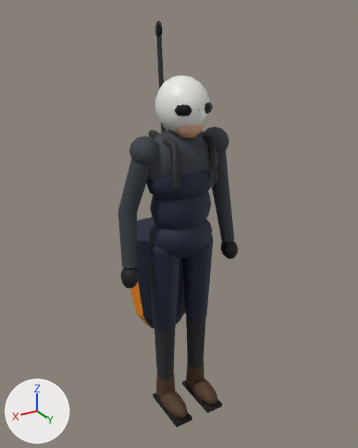
The Blender file assets/source/pilot.blend: old version first, new version second.
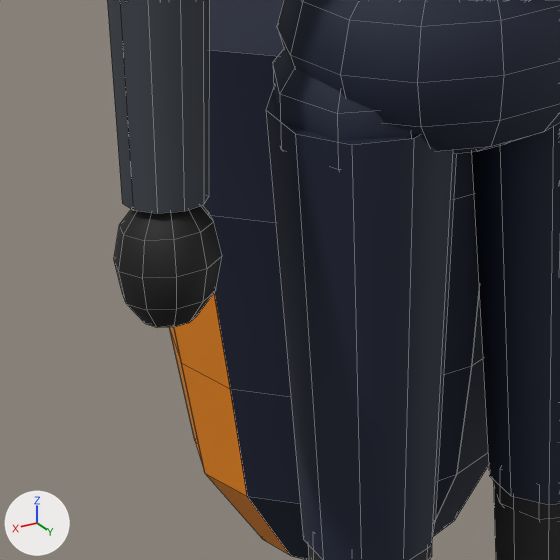
The first picture shows the older version from a 50 mm lens placed at (1.181, 2.15, 0.051), pointed at (-0.035, 0.123, -0.962). The close-ups show the older and then the newer version on the part from 28% to 55% of the width and 52% to 73% of the height of that picture. Only the edits that show in the close-ups are written down. Arrows for +X, +Y and +Z are at lower left; the lights stay in place. The close-ups show mesh edges as thin lines.

Before the edit, the objects in view are built like this:
```python
me_pilotbody = bpy.data.meshes.new('PilotBody')
me_pilotbody.from_pydata(...)  # 2188 vertices, 1423 faces; spans x -0.34..0.34, y -0.17..0.41, z -2.01..0.01
me_pilotbody.materials.append(mat_pod)  # dark blue #192138
me_pilotbody.materials.append(mat_jacket)  # dark grey #383d45
me_pilotbody.materials.append(mat_strap)  # black #262626
me_pilotbody.materials.append(mat_glove)  # black #0f0f0f
me_pilotbody.materials.append(mat_trousers)  # black #29292b
me_pilotbody.materials.append(mat_boot)  # brown #4c331f
me_pilotbody.materials.append(mat_sole)  # black #141414
me_pilotbody.materials.append(mat_podstripe)  # orange #f28c0d
me_pilotbody.materials.append(mat_visor)  # black #0d0d12
ob_pilotbody = bpy.data.objects.new('PilotBody', me_pilotbody)
ob_pilotbody.location = (0.0, 0.0, 0.0)
```
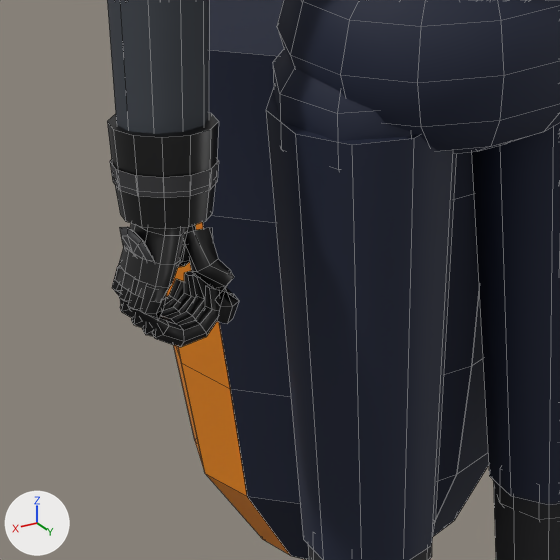
Pixel boxes (x1, y1, x2, y2) of what changed, in the close-ups (560 x 560 px):
part 1 of me_pilotbody, added (mostly hidden)
    after: (178, 225, 196, 267)
part 2 of me_pilotbody, added
    after: (110, 159, 219, 198)
part 3 of me_pilotbody, reshaped
    before: (114, 205, 222, 328)
    after: (107, 113, 239, 347)

Edits to the bpy script that builds the scene:
```text
Add mat_glovepanel:
    mat_glovepanel = principled_material('GlovePanel')
    mat_glovepanel.base_color = (0.0331, 0.0331, 0.0363)  # dark grey #333336
    mat_glovepanel.roughness = 0.6
Change me_pilotbody:
    used by ob_pilotbody; location = (0.0, 0.0, 0.0)
    remove me_pilotbody.from_pydata(...)  # 2188 vertices, 1423 faces; spans x -0.34..0.34, y -0.17..0.41, z -2.01..0.01
    add me_pilotbody.from_pydata(...)  # 3032 vertices, 1983 faces; spans x -0.34..0.34, y -0.17..0.41, z -2.01..0.01
    me_pilotbody part 1: a new loose piece of 60 vertices spanning x 0.27..0.31, y 0.18..0.24, z -1.14..-1.08, in mat_glove (black #09090a)
    me_pilotbody part 2: a new loose piece of 24 vertices spanning x 0.25..0.33, y 0.15..0.25, z -1.07..-1.04, in mat_glovepanel (dark grey #333336)
    me_pilotbody part 3: 16 vertices moved from x 0.27..0.33, y 0.17..0.26, z -1.16..-1.07 to x 0.27..0.34, y 0.18..0.25, z -1.16..-1.07; 42 vertices removed from x 0.25..0.34, y 0.17..0.26, z -1.19..-1.07; 320 vertices added at x 0.24..0.34, y 0.14..0.27, z -1.2..-1.01
    other edits to the shape of me_pilotbody do not show in these pictures
    add me_pilotbody.materials.append(mat_glovepanel)  # dark grey #333336
```
